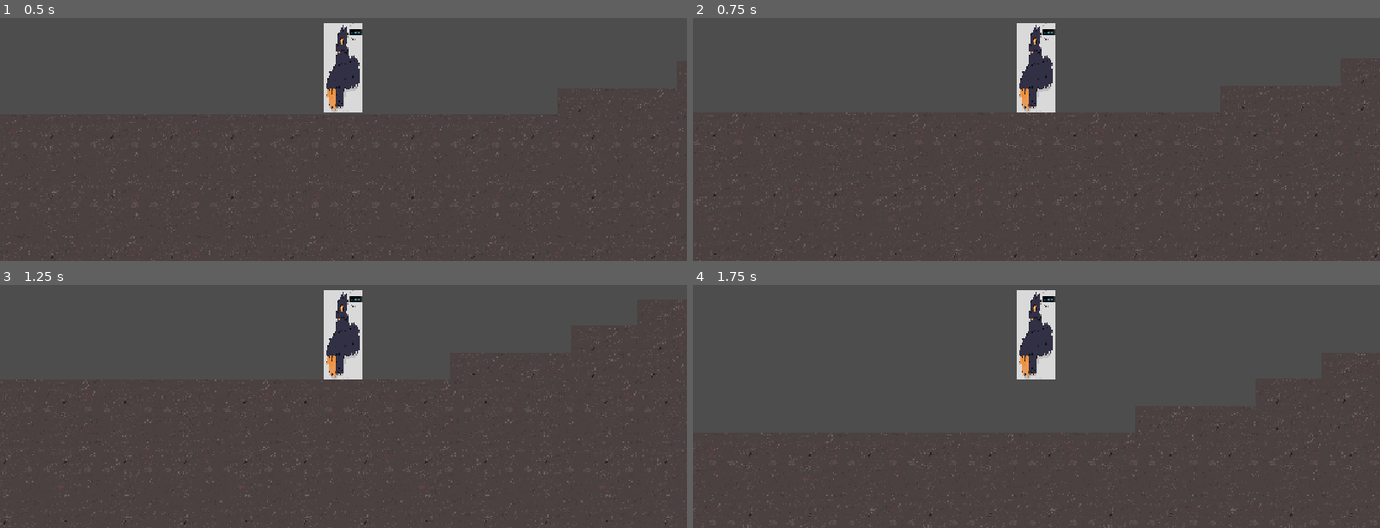
Above: before the commit, frames 1-4 (two rows, left to right).
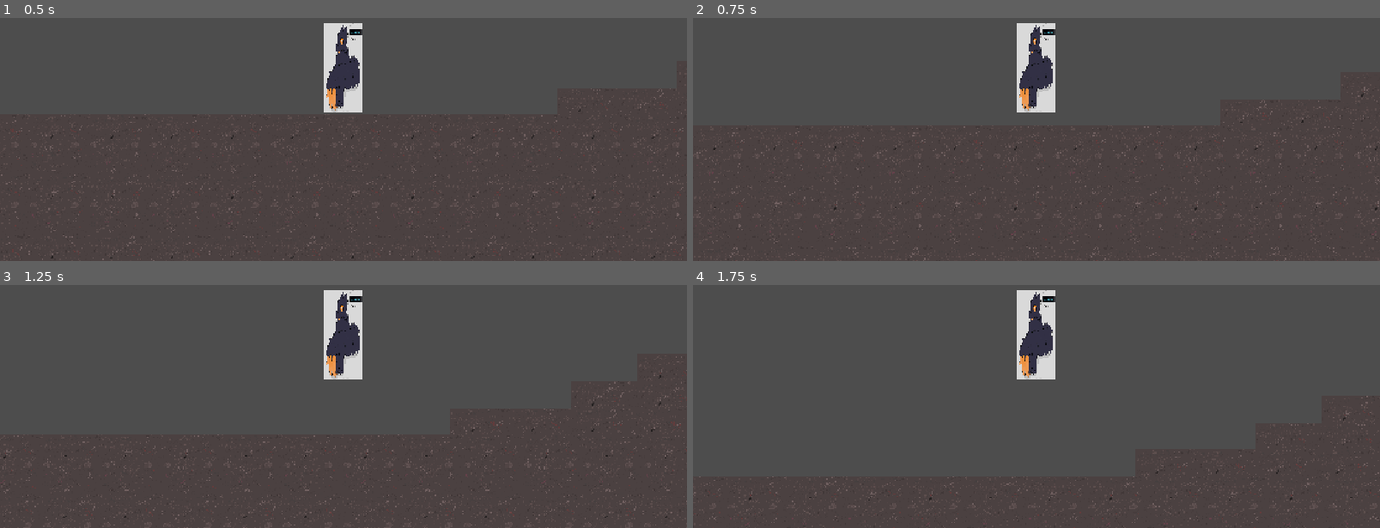
Above: after the commit, the same moments.

Repository: OneWingedDog/Prism2D
Game: Godot game, scene res://Scenes/tuff_test_map.tscn
Two runs of this game, one before a commit and one after it. Both use one fixed random seed, a clock stepped at 60 frames per second and the inputs below.
Inputs:
- Up to frame 1 (0.5 s): no input
- Up to frame 2 (0.75 s): tap Enter at 0.5 s; hold D (Right) from 0.53 s (still down); tap Space (Jump) at 0.6 s
- Up to frame 3 (1.25 s): keep holding D (Right); tap Space (Jump) at 0.77, 1.07 s
- Up to frame 4 (1.75 s): release D (Right) at 1.28 s; hold Backspace (ui_text_backspace) from 1.28 s (still down); tap Space (Jump) at 1.35, 1.52 s

Frame 1 is identical in both runs. In frame 2, 1.7% of the frame differs, in the area x 0-100%, y 17-100%; in frame 3, 1.7%; in frame 4, 1.0%.

Commit message:
added flying

Diff:
--- a/prism-2d/Scenes/character_body_2d.gd
+++ b/prism-2d/Scenes/character_body_2d.gd
@@ -1,10 +1,13 @@
 extends CharacterBody2D
 @export var speed = 400
+var airborne: bool = false
 
 func get_input():
-	var input_direction = Input.get_vector("Left", "Right", "ui_text_backspace", "Jump")
-	velocity = input_direction * speed
+	var input_direction: Vector2 = Input.get_vector("Left", "Right", "ui_text_backspace", "Jump")
+	velocity.x = input_direction.x * speed
 	print(input_direction)
+	if Input.is_action_just_pressed("Jump"):
+		velocity.y = -200
 
 func _physics_process(delta):
 	get_input()
